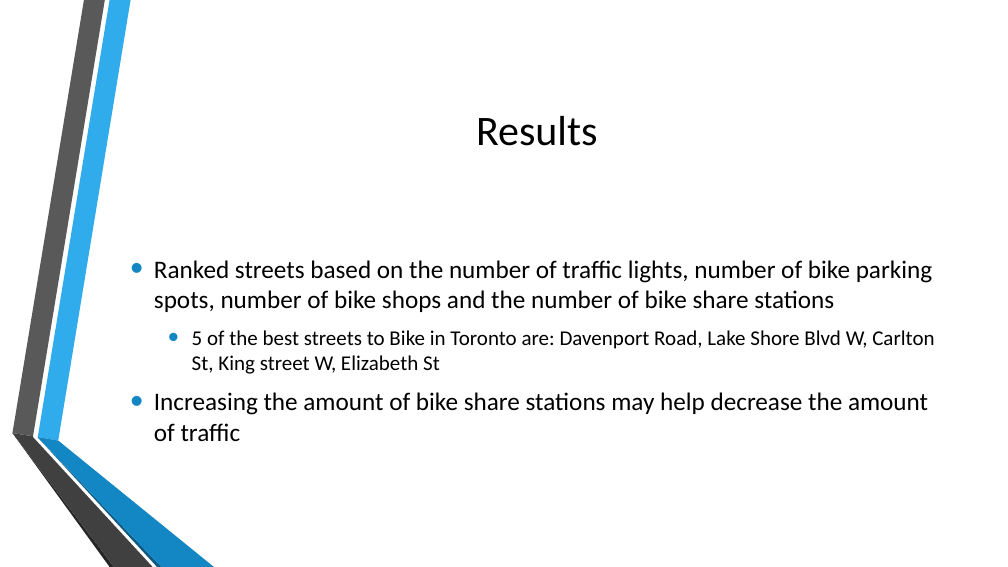
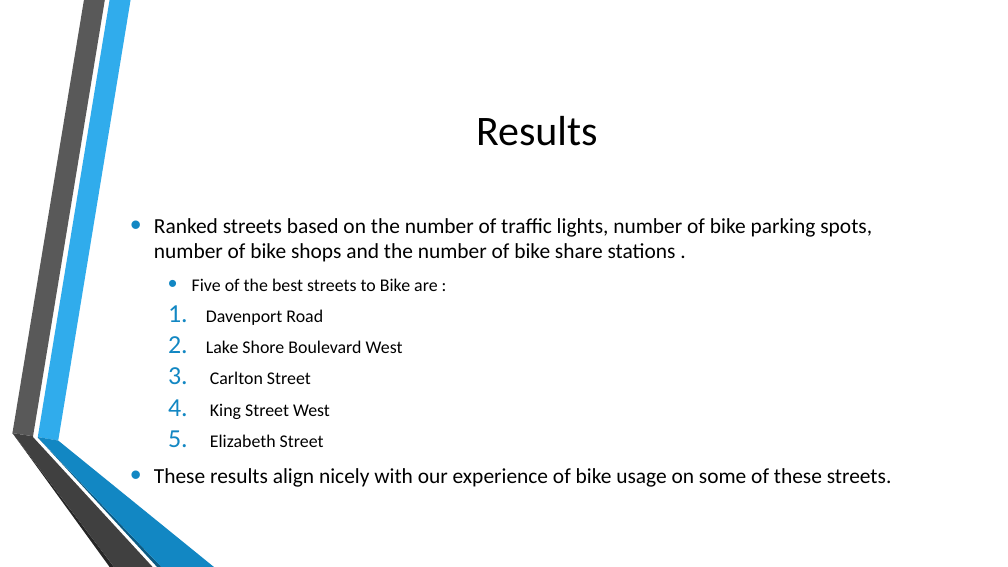
Before and after one commit to SagnikAdusumilli/CSC343-Project, a slide deck: slide 4 of Public Transport in Toronto.pptx. Drawn at 1008x567 pixels with LibreOffice and Linux fonts; fonts in the diff are those of the drawing; background and template pictures are left out. Boxes give left, top, right and bottom in pixels: in the first picture for what was removed or moved away, otherwise in the second. Text is boxed around its words. In the diff, an @@ line names an element or a change of style, - is before the commit and + after.

Commit message:
edits to ppt

```diff
--- a/Public Transport in Toronto.pptx
+++ b/Public Transport in Toronto.pptx
@@ text at <box>154,218,892,487</box>: text changed; size 24 to 20.4 pt @@
-• Ranked streets based on the number of traffic lights, number of bike parking spots, number of bike shops and the number of bike share stations
-  • 5 of the best streets to Bike in Toronto are: Davenport Road, Lake Shore Blvd W, Carlton St, King street W, Elizabeth St
-• Increasing the amount of bike share stations may help decrease the amount of traffic
+• Ranked streets based on the number of traffic lights, number of bike parking spots, number of bike shops and the number of bike share stations .
+  • Five of the best streets to Bike are :
+  1. Davenport Road
+  2. Lake Shore Boulevard West
+  3. Carlton Street
+  4. King Street West
+  5. Elizabeth Street
+• These results align nicely with our experience of bike usage on some of these streets.
```
Also in this commit, not shown: 6 other slides changed, 12 other files.
